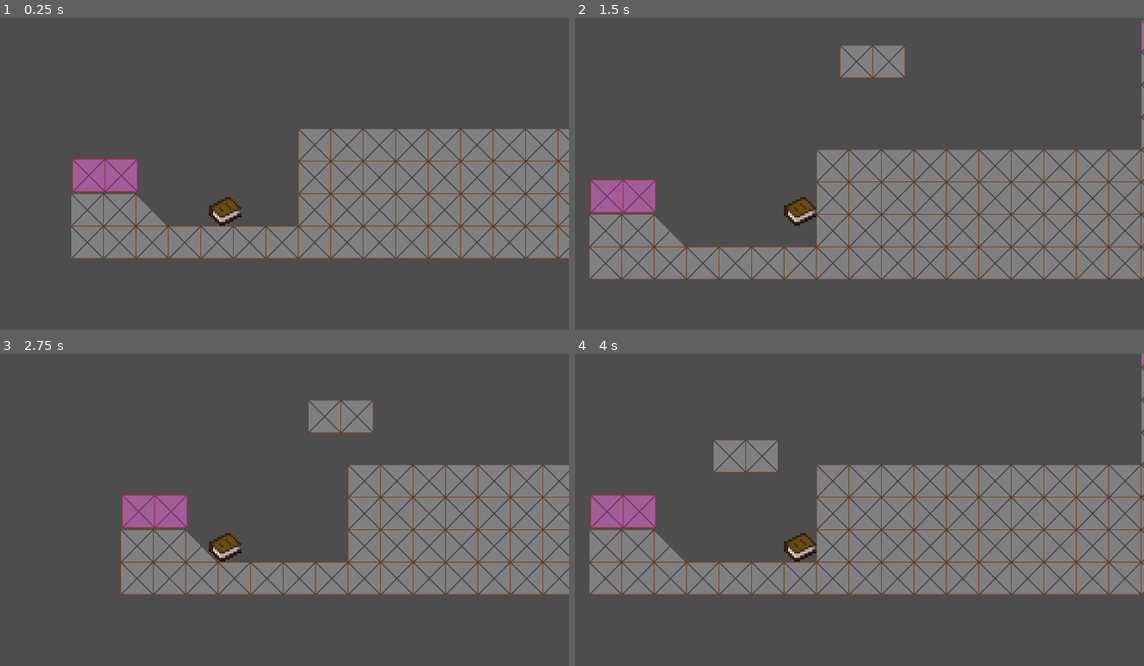
Above: before the commit, frames 1-4 (two rows, left to right).
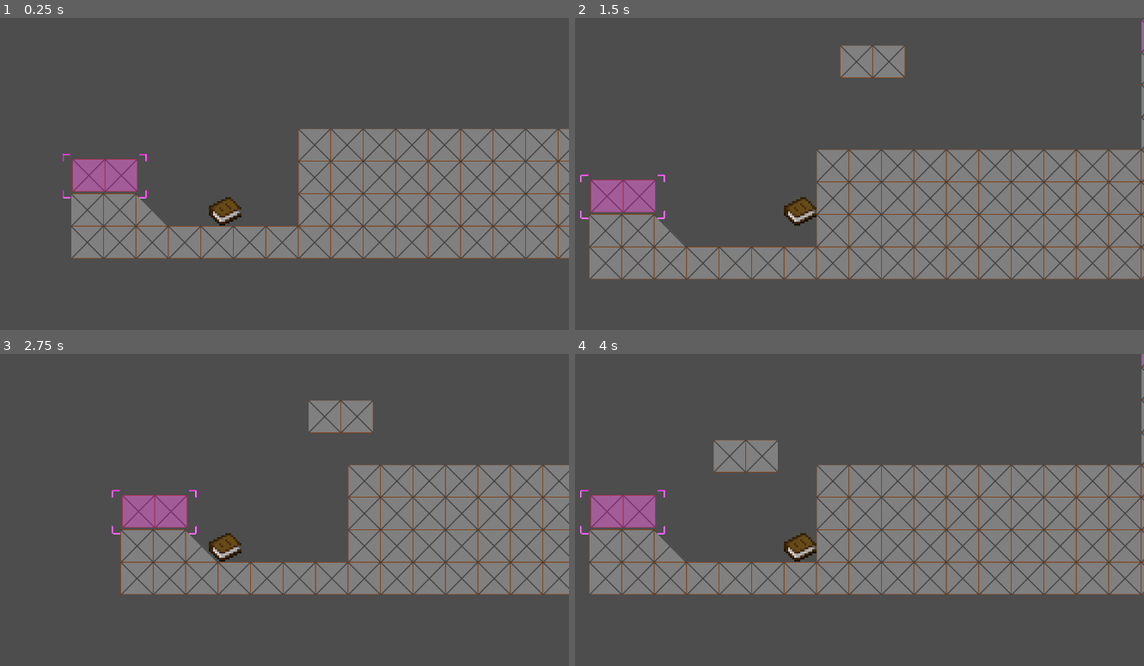
Above: after the commit, the same moments.

Repository: Arti-Dev/LucidNightmaresDemo
Game: Godot game, scene res://scenes/level.tscn
The game is run twice, just before and just after one commit, with the same random seed, the same clock (stepped at 60 frames per second) and the same inputs.
Inputs:
- Up to frame 1 (0.25 s): no input
- Up to frame 2 (1.5 s): tap Enter at 0.5 s; hold D (PlayerRight) from 0.53 s (still down); tap Q (Q) at 0.6 s; tap Space (PlayerJump) at 0.77 s; tap Tab (Tab) at 1.35 s
- Up to frame 3 (2.75 s): tap Space (PlayerJump) at 1.52 s; release D (PlayerRight) at 2.03 s; hold A (PlayerLeft) from 2.03 s (still down); tap Q (Q) at 2.1 s
- Up to frame 4 (4 s): release A (PlayerLeft) at 2.78 s; hold D (PlayerRight) from 2.78 s (still down); tap Tab (Tab) at 2.85 s; tap Space (PlayerJump) at 3.02, 3.77 s; tap Q (Q) at 3.6 s

The runs differ from the first frame. In frame 1, less than 0.1% of the frame differs, in the area x 11-26%, y 43-58%; in frame 2, less than 0.1%, in the area x 0-16%, y 50-65%; in frame 3, less than 0.1%; in frame 4, less than 0.1%.
Error before the commit: Parse Error: The member "marker" already exists in parent class TelekineticObject. (res://scripts/free_tile.gd:4)

Commit message:
Refactor existing telekinetic objects

Diff:
--- a/scenes/free_tile.tscn
+++ b/scenes/free_tile.tscn
@@ -1,9 +1,10 @@
-[gd_scene load_steps=11 format=3 uid="uid://c5fwpb217arma"]
+[gd_scene load_steps=12 format=3 uid="uid://c5fwpb217arma"]
 
 [ext_resource type="Script" path="res://scripts/free_tile.gd" id="1_lnyvo"]
 [ext_resource type="Texture2D" uid="uid://d032m0wuulela" path="res://assets/pinktile.png" id="2_j04nl"]
 [ext_resource type="PackedScene" uid="uid://df73nfep6qcjo" path="res://scenes/marker.tscn" id="3_cd43f"]
 [ext_resource type="Texture2D" uid="uid://bvefog67vld74" path="res://assets/tile.png" id="3_ehphe"]
+[ext_resource type="PackedScene" uid="uid://cxh7i4lobt6gx" path="res://scenes/telekinetic_controller.tscn" id="5_wo3rm"]
 
 [sub_resource type="SpriteFrames" id="SpriteFrames_aw52p"]
 animations = [{
@@ -24,6 +25,21 @@
 "speed": 5.0
 }]
 
+[sub_resource type="Animation" id="Animation_pt8w3"]
+length = 0.001
+tracks/0/type = "value"
+tracks/0/imported = false
+tracks/0/enabled = true
+tracks/0/path = NodePath(".:position")
+tracks/0/interp = 1
+tracks/0/loop_wrap = true
+tracks/0/keys = {
+"times": PackedFloat32Array(0),
+"transitions": PackedFloat32Array(1),
+"update": 0,
+"values": [Vector2(0, 0)]
+}
+
 [sub_resource type="Animation" id="Animation_7oswh"]
 resource_name = "shake"
 loop_mode = 1
@@ -40,21 +56,6 @@
 "values": [Vector2(0, 0), Vector2(4, -4), Vector2(-4, 4), Vector2(4, 5), Vector2(-4, -5), Vector2(5, 7), Vector2(-5, 5), Vector2(5, -6), Vector2(-4, -4)]
 }
 
-[sub_resource type="Animation" id="Animation_pt8w3"]
-length = 0.001
-tracks/0/type = "value"
-tracks/0/imported = false
-tracks/0/enabled = true
-tracks/0/path = NodePath(".:position")
-tracks/0/interp = 1
-tracks/0/loop_wrap = true
-tracks/0/keys = {
-"times": PackedFloat32Array(0),
-"transitions": PackedFloat32Array(1),
-"update": 0,
-"values": [Vector2(0, 0)]
-}
-
 [sub_resource type="AnimationLibrary" id="AnimationLibrary_2skqb"]
 _data = {
 "RESET": SubResource("Animation_pt8w3"),
@@ -67,42 +68,41 @@
 [sub_resource type="RectangleShape2D" id="RectangleShape2D_om7pb"]
 size = Vector2(64, 9)
 
-[node name="FreeTile" type="Node2D"]
+[node name="FreeTile" type="CharacterBody2D"]
 script = ExtResource("1_lnyvo")
 
-[node name="CharacterBody2D" type="CharacterBody2D" parent="."]
-collision_layer = 3
-collision_mask = 3
-
-[node name="AnimatedSprite2D" type="AnimatedSprite2D" parent="CharacterBody2D"]
+[node name="AnimatedSprite2D" type="AnimatedSprite2D" parent="."]
 sprite_frames = SubResource("SpriteFrames_aw52p")
 animation = &"ActiveTile"
 
-[node name="Marker" parent="CharacterBody2D" instance=ExtResource("3_cd43f")]
+[node name="AnimationPlayer" type="AnimationPlayer" parent="."]
+root_node = NodePath("../AnimatedSprite2D")
+libraries = {
+"": SubResource("AnimationLibrary_2skqb")
+}
+
+[node name="CollisionShape2D" type="CollisionShape2D" parent="."]
+visible = false
+position = Vector2(0.25, 0.25)
+shape = SubResource("RectangleShape2D_pn0ws")
+
+[node name="Area2D" type="Area2D" parent="."]
+visible = false
+
+[node name="CollisionShape2D" type="CollisionShape2D" parent="Area2D"]
+position = Vector2(0, -31.5)
+shape = SubResource("RectangleShape2D_om7pb")
+debug_color = Color(0.881508, 0.27925, 0.488499, 0.42)
+
+[node name="Marker" parent="." instance=ExtResource("3_cd43f")]
 visible = false
 offset_left = -53.0
 offset_top = -48.0
 offset_right = 50.0
 offset_bottom = 48.0
 
-[node name="AnimationPlayer" type="AnimationPlayer" parent="CharacterBody2D"]
-root_node = NodePath("../AnimatedSprite2D")
-libraries = {
-"": SubResource("AnimationLibrary_2skqb")
-}
+[node name="TelekineticController" parent="." node_paths=PackedStringArray("marker") instance=ExtResource("5_wo3rm")]
+marker = NodePath("../Marker")
 
-[node name="CollisionShape2D" type="CollisionShape2D" parent="CharacterBody2D"]
-visible = false
-position = Vector2(0.25, 0.25)
-shape = SubResource("RectangleShape2D_pn0ws")
-
-[node name="Area2D" type="Area2D" parent="CharacterBody2D"]
-visible = false
-
-[node name="CollisionShape2D" type="CollisionShape2D" parent="CharacterBody2D/Area2D"]
-position = Vector2(0, -31.5)
-shape = SubResource("RectangleShape2D_om7pb")
-debug_color = Color(0.881508, 0.27925, 0.488499, 0.42)
-
-[connection signal="area_entered" from="CharacterBody2D/Area2D" to="." method="_on_area_2d_area_entered"]
-[connection signal="area_exited" from="CharacterBody2D/Area2D" to="." method="_on_area_2d_area_exited"]
+[connection signal="area_entered" from="Area2D" to="." method="_on_area_2d_area_entered"]
+[connection signal="area_exited" from="Area2D" to="." method="_on_area_2d_area_exited"]
--- a/scenes/telekinetic_path_platform.tscn
+++ b/scenes/telekinetic_path_platform.tscn
@@ -1,8 +1,9 @@
-[gd_scene load_steps=5 format=3 uid="uid://buc8o5r408v7d"]
+[gd_scene load_steps=6 format=3 uid="uid://buc8o5r408v7d"]
 
 [ext_resource type="Script" path="res://scripts/telekinetic_path_platform.gd" id="1_th1uv"]
 [ext_resource type="Texture2D" uid="uid://cayxr0ikh7c6i" path="res://assets/pinkplatform.png" id="2_neobf"]
 [ext_resource type="PackedScene" uid="uid://df73nfep6qcjo" path="res://scenes/marker.tscn" id="3_76vt5"]
+[ext_resource type="PackedScene" uid="uid://cxh7i4lobt6gx" path="res://scenes/telekinetic_controller.tscn" id="4_bnu63"]
 
 [sub_resource type="RectangleShape2D" id="RectangleShape2D_pn0ws"]
 size = Vector2(124, 59)
@@ -26,8 +27,10 @@
 shape = SubResource("RectangleShape2D_pn0ws")
 
 [node name="Marker" parent="AnimatableBody2D" instance=ExtResource("3_76vt5")]
-visible = false
 offset_left = -84.0
 offset_top = -43.0
 offset_right = 83.0
 offset_bottom = 45.0
+
+[node name="TelekineticController" parent="AnimatableBody2D" node_paths=PackedStringArray("marker") instance=ExtResource("4_bnu63")]
+marker = NodePath("../Marker")
--- a/scripts/free_tile.gd
+++ b/scripts/free_tile.gd
@@ -1,9 +1,8 @@
-extends TelekineticObject
+extends CharacterBody2D
 
-@onready var charBody: CharacterBody2D = $CharacterBody2D
-@onready var marker = $CharacterBody2D/Marker
-@onready var sprite: AnimatedSprite2D = $CharacterBody2D/AnimatedSprite2D
-@onready var animationPlayer: AnimationPlayer = $CharacterBody2D/AnimationPlayer
+@onready var sprite: AnimatedSprite2D = $AnimatedSprite2D
+@onready var animationPlayer: AnimationPlayer = $AnimationPlayer
+@onready var teleController: TelekineticObject = $TelekineticController
 
 var maxSpeed = 300
 var friction = 50
@@ -18,52 +17,44 @@
 
 # Called every frame. 'delta' is the elapsed time since the previous frame.
 func _physics_process(delta: float) -> void:
-	if is_selected and not burnedOut:
+	if teleController.is_selected and not burnedOut:
 		incrementBurnout()
 		# calculate direction to go
 		var x = Input.get_axis("TelekineticLeft", "TelekineticRight")
 		var y = Input.get_axis("TelekineticUp", "TelekineticDown")
 		var dir: Vector2 = Vector2(x, y)
-		charBody.velocity = dir * maxSpeed
+		velocity = dir * maxSpeed
 	else:
-		if not charBody.is_on_floor():
-			charBody.velocity += charBody.get_gravity() * delta
-		elif charBody.is_on_floor() or charBody.velocity.is_zero_approx():
+		if not is_on_floor():
+			velocity += get_gravity() * delta
+		elif is_on_floor() or velocity.is_zero_approx():
 			if burnedOut:
 				recover()
-	charBody.move_and_slide()
-
-func set_selected(boo: bool):
-	is_selected = boo
-	if boo:
-		marker.visible = true
-	else:
-		marker.visible = false
-		charBody.velocity = Vector2.ZERO
+	move_and_slide()
 
 func incrementBurnout():
 	if burnedOut: return
-	if playerStandingOn and not charBody.is_on_floor():
+	if playerStandingOn and not is_on_floor():
 		framesStoodOn += 1
 		if framesStoodOn >= 60:
 			animationPlayer.play("shake")
 		if framesStoodOn >= 120:
 			triggerBurnout()
-	elif charBody.is_on_floor():
+	elif is_on_floor():
 		framesStoodOn = 0
 		animationPlayer.stop()
 
 func triggerBurnout():
 	framesStoodOn = 0
 	burnedOut = true
-	set_selected(false)
-	set_enabled(false)
+	teleController.set_selected(false)
+	teleController.set_enabled(false)
 	sprite.play("InactiveTile")
 
 func recover():
-	set_enabled(true)
+	teleController.set_enabled(true)
 	burnedOut = false
-	charBody.velocity = Vector2.ZERO
+	velocity = Vector2.ZERO
 	sprite.play("ActiveTile")
 	animationPlayer.stop()
 
--- a/scripts/telekinetic_path_platform.gd
+++ b/scripts/telekinetic_path_platform.gd
@@ -1,7 +1,8 @@
-extends TelekineticObject
+extends Path2D
 
 @onready var animBody = $AnimatableBody2D
 @onready var marker = $AnimatableBody2D/Marker
+@onready var teleController = $AnimatableBody2D/TelekineticController
 
 # to set up:
 # instantiate this scene
@@ -17,13 +18,6 @@
 
 # Called every frame. 'delta' is the elapsed time since the previous frame.
 func _physics_process(delta: float) -> void:
-	if is_selected:
+	if teleController.is_selected:
 		var direction = Input.get_axis("TelekineticLeft", "TelekineticRight")
 		pathFollow.progress += speed * delta * direction
-
-func set_selected(boo: bool):
-	is_selected = boo
-	if boo:
-		marker.visible = true
-	else:
-		marker.visible = false
